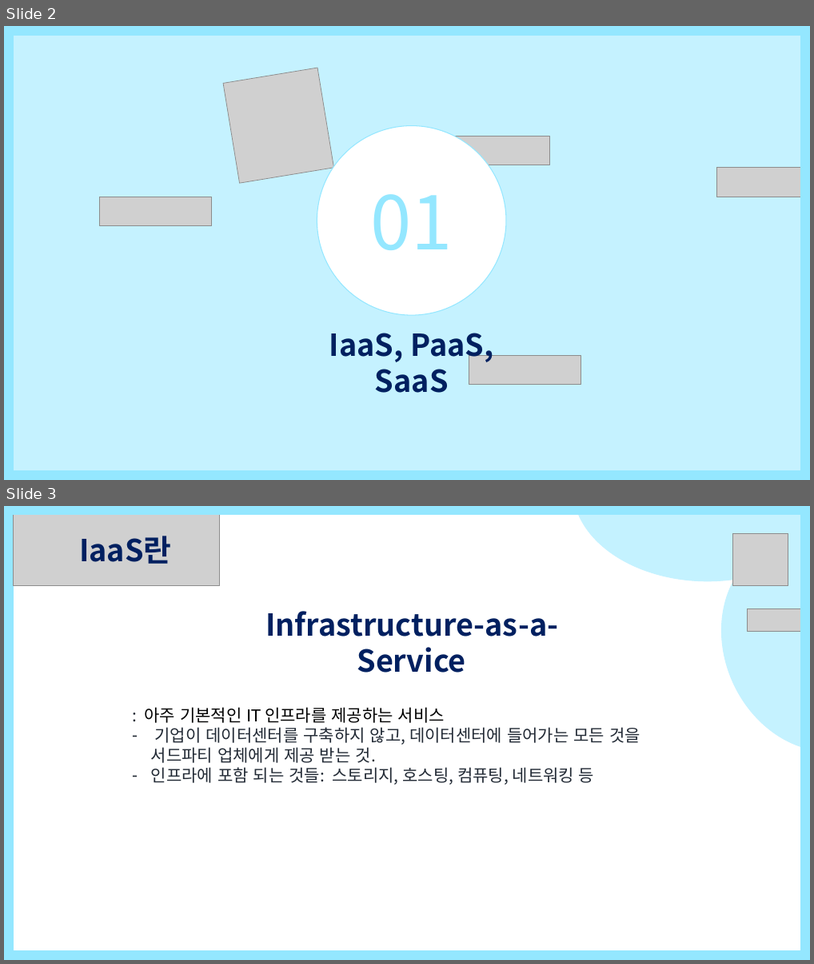
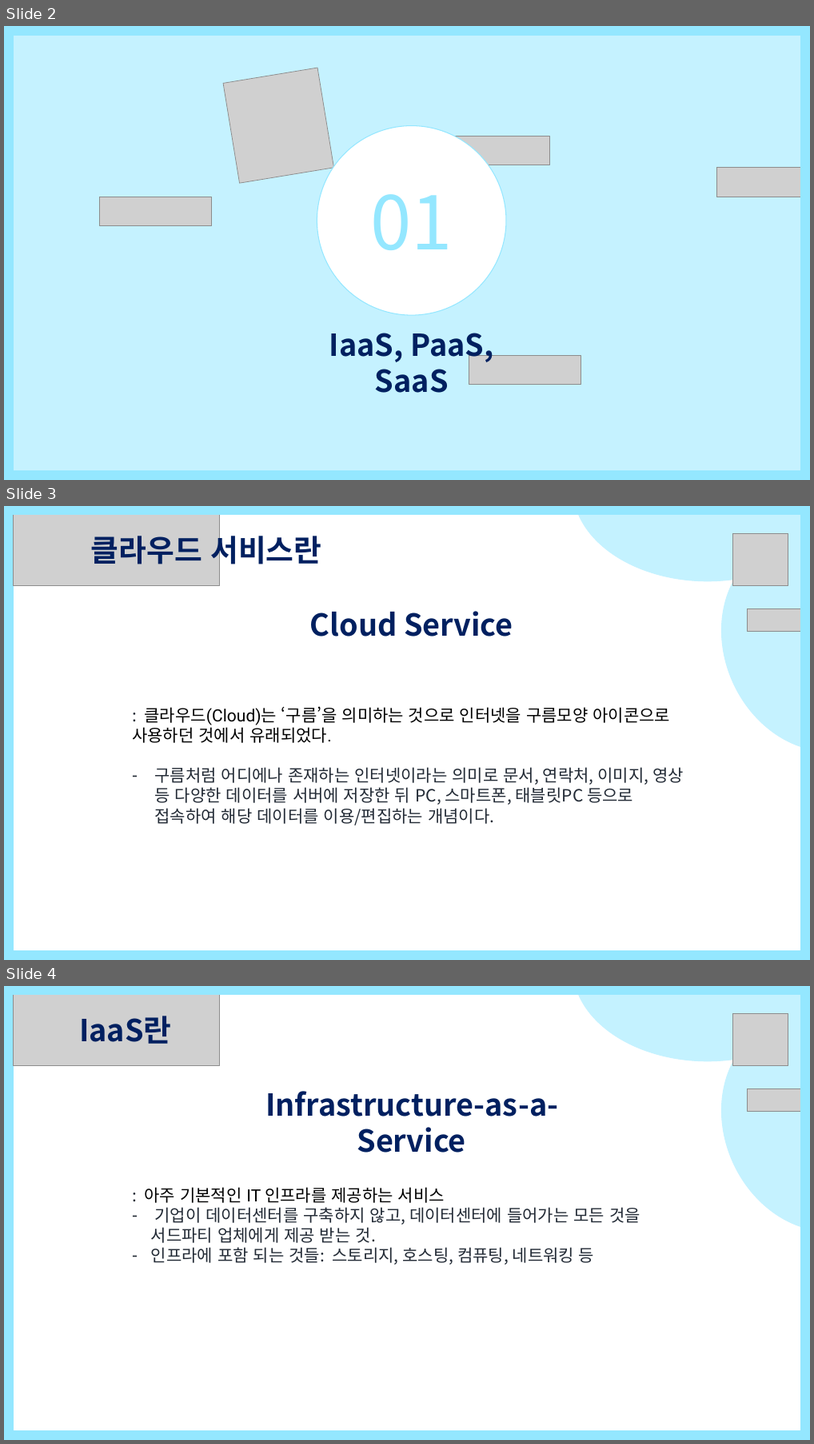
Before and after one commit to yoounseules/Cloud-Arrangement-of-terms, a slide deck: 쉽게배우는 클라우드 용어정리1.pptx. Shown one above the other, each under a label of ours: slides 2 and 3 before the commit, slides 2, 3 and 4 after it. The pictures are 814x964 and 814x1444 pixels, drawn with LibreOffice and Linux fonts; fonts in the diff are those of the drawing; grey boxes stand for pictures. Boxes give left, top, right and bottom in pixels: in the first picture for what was removed or moved away, otherwise in the second. Text is boxed around its words. In the diff, an @@ line names an element or a change of style, - is before the commit and + after.

```diff
--- a/쉽게배우는 클라우드 용어정리1.pptx
+++ b/쉽게배우는 클라우드 용어정리1.pptx
@@ slide 3 added at (x1=4, y1=506, x2=810, y2=960), background #FFFFFF @@
@@ rectangle added at (x1=4, y1=506, x2=810, y2=960), fill #94E7FF, outline #90E7FF 1 pt @@
@@ rectangle added at (x1=4, y1=506, x2=810, y2=514), fill #94E7FF, outline #94E7FF 1 pt @@
@@ rectangle added at (x1=13, y1=515, x2=810, y2=951), fill #FFFFFF, outline #94E7FF 1 pt @@
@@ picture added at (x1=13, y1=506, x2=220, y2=585) @@
@@ ellipse added at (x1=574, y1=506, x2=810, y2=581), fill #C4F2FF, outline #C5F2FF 1 pt @@
@@ ellipse added at (x1=688, y1=508, x2=810, y2=782), fill #C5F2FF, outline #C5F2FF 1 pt @@
@@ rectangle added at (x1=802, y1=506, x2=810, y2=960), fill #94E7FF, outline #94E7FF 1 pt @@
@@ text added at (x1=91, y1=531, x2=322, y2=570), 36 pt, text #002060, bold @@
+클라우드 서비스란
@@ picture added at (x1=734, y1=534, x2=788, y2=586) @@
@@ text added at (x1=310, y1=611, x2=514, y2=636), 36 pt, text #002060, bold @@
+Cloud Service
@@ picture added at (x1=747, y1=609, x2=810, y2=632) @@
@@ text added at (x1=132, y1=706, x2=684, y2=825), 20 pt, text #222A35 @@
+: 클라우드(Cloud)는 ‘구름’을 의미하는 것으로 인터넷을 구름모양 아이콘으로 사용하던 것에서 유래되었다.
+– 구름처럼 어디에나 존재하는 인터넷이라는 의미로 문서, 연락처, 이미지, 영상 등 다양한 데이터를 서버에 저장한 뒤 PC, 스마트폰, 태블릿PC 등으로 접속하여 해당 데이터를 이용/편집하는 개념이다.
@@ rectangle added at (x1=4, y1=952, x2=810, y2=960), fill #94E7FF, outline #94E7FF 1 pt @@
@@ what was slide 3 is now slide 4 @@
```
Also in this commit, not shown: 1 slide changed, 4 other slides added.
